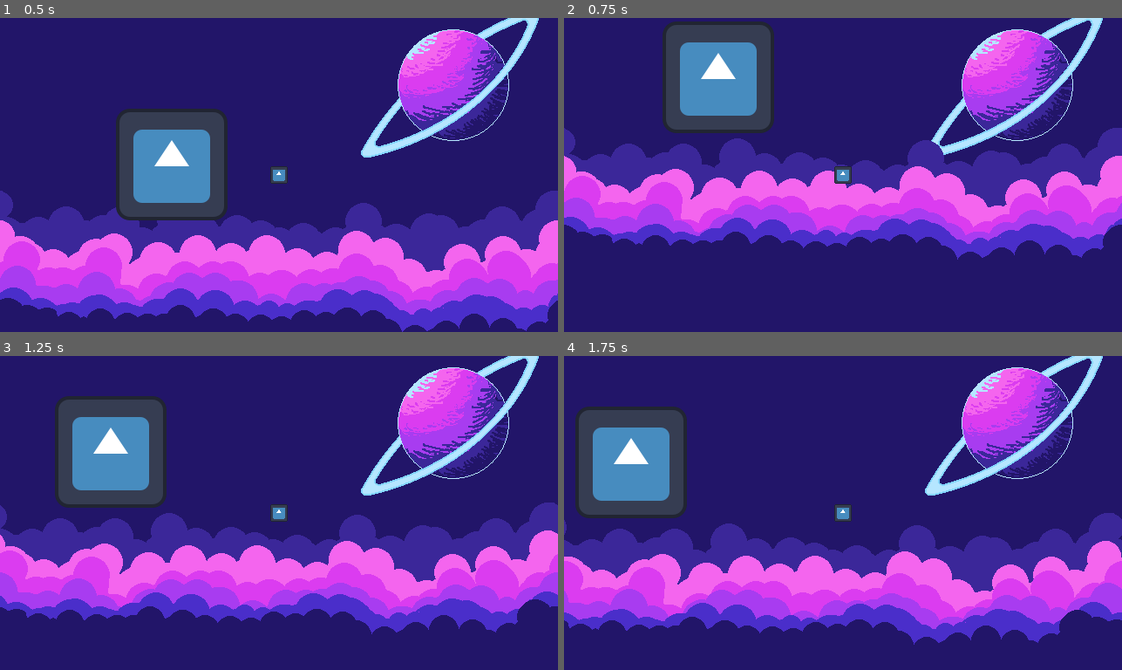
Above: before the commit, frames 1-4 (two rows, left to right).
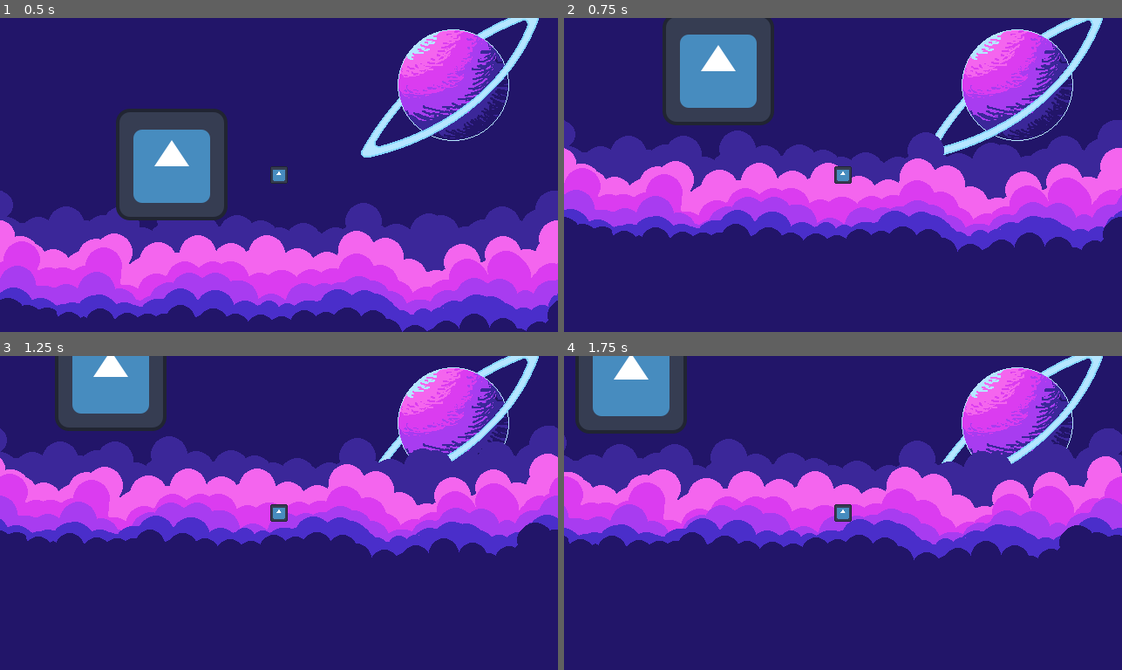
Above: after the commit, the same moments.

Repository: Renan-G-projec/A-Journey-Of-A-Robot
Game: Godot game, scene res://scenes/main_game.tscn
Two runs of this game, one before a commit and one after it. Both use one fixed random seed, a clock stepped at 60 frames per second and the inputs below. The engine's default icon, where the game draws it, is replaced by a stand-in: a white triangle on a blue panel in a dark square.
Inputs (mouse positions are in pixels of both pictures, inside the frame that each line leads up to):
- Up to frame 1 (0.5 s): no input
- Up to frame 2 (0.75 s): tap Enter at 0.5 s; move the mouse to (965, 159) at 0.52 s; hold Right (ui_right) from 0.53 s (still down); hold Space (UseJetpack) from 0.53 s (still down); click (965, 159) at 0.67 s
- Up to frame 3 (1.25 s): keep holding Right (ui_right); keep holding Space (UseJetpack); tap Up at 0.77 s
- Up to frame 4 (1.75 s): keep holding Right (ui_right); move the mouse to (731, 528) at 1.27 s; release Space (UseJetpack) at 1.28 s; tap Alt at 1.35 s; tap Up at 1.52 s

Frame 1 is identical in both runs. In frame 2, 17% of the frame differs, in the area x 0-100%, y 0-77%; in frame 3, 57%; in frame 4, 59%, in the area x 0-100%, y 0-92%.

Commit message:
fix: Wrong gravity computation fixed. AMDG

Diff:
--- a/scripts/player.gd
+++ b/scripts/player.gd
@@ -9,10 +9,10 @@
 const jetpack_max_fuel: float = 100.0
 var jetpack_current_fuel: float = 100.0
 var jetpack_consume_rate: float = 10.0
-var jetpack_impulse: float = 40.0
-var jetpack_max_velocity: float = 230.0
 var jetpack_is_active: bool = false
 
+var jetpack_impulse: float = 980 * 2
+var jetpack_max_velocity: float = 980 * 8
 
 func _physics_process(delta: float) -> void:
     if not is_on_floor():
@@ -21,8 +21,7 @@
     jetpack_is_active = Input.is_action_pressed("UseJetpack") && jetpack_current_fuel > 0
     if jetpack_is_active:
         jetpack_current_fuel -= jetpack_consume_rate * delta
-        print(velocity.y)
-        velocity.y -= jetpack_impulse;
+        velocity.y -= jetpack_impulse * delta;
         velocity.y = max(velocity.y, -jetpack_max_velocity)
 
 
